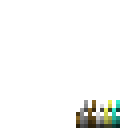
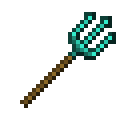
Before/after of a 128px x 128px layered artwork. What changed in the layer stack:
hid "Layer 4" over (x1=76, y1=100, x2=120, y2=128)
showed group "forks" (7 layers) over (x1=20, y1=12, x2=116, y2=112)
showed "diamond_fork" over (x1=68, y1=12, x2=116, y2=60)
showed "gold_fork" over (x1=68, y1=12, x2=116, y2=60)
showed "iron_fork" over (x1=68, y1=12, x2=116, y2=60)
showed "stone_fork", painted on it over (x1=68, y1=12, x2=116, y2=60)
showed "Layer 22", painted on it over (x1=20, y1=52, x2=76, y2=108)
